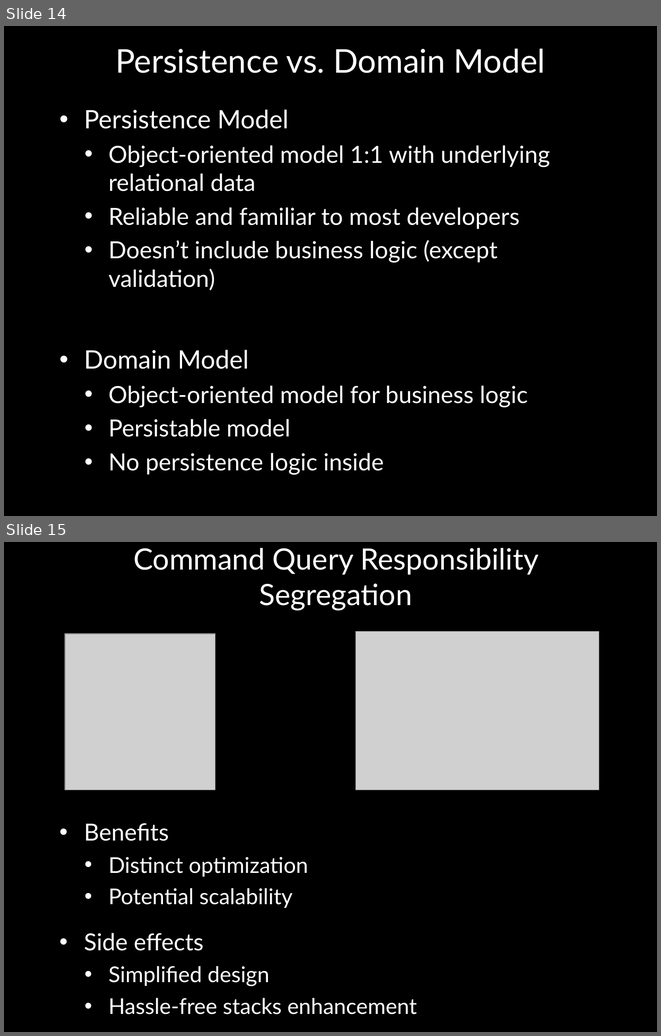
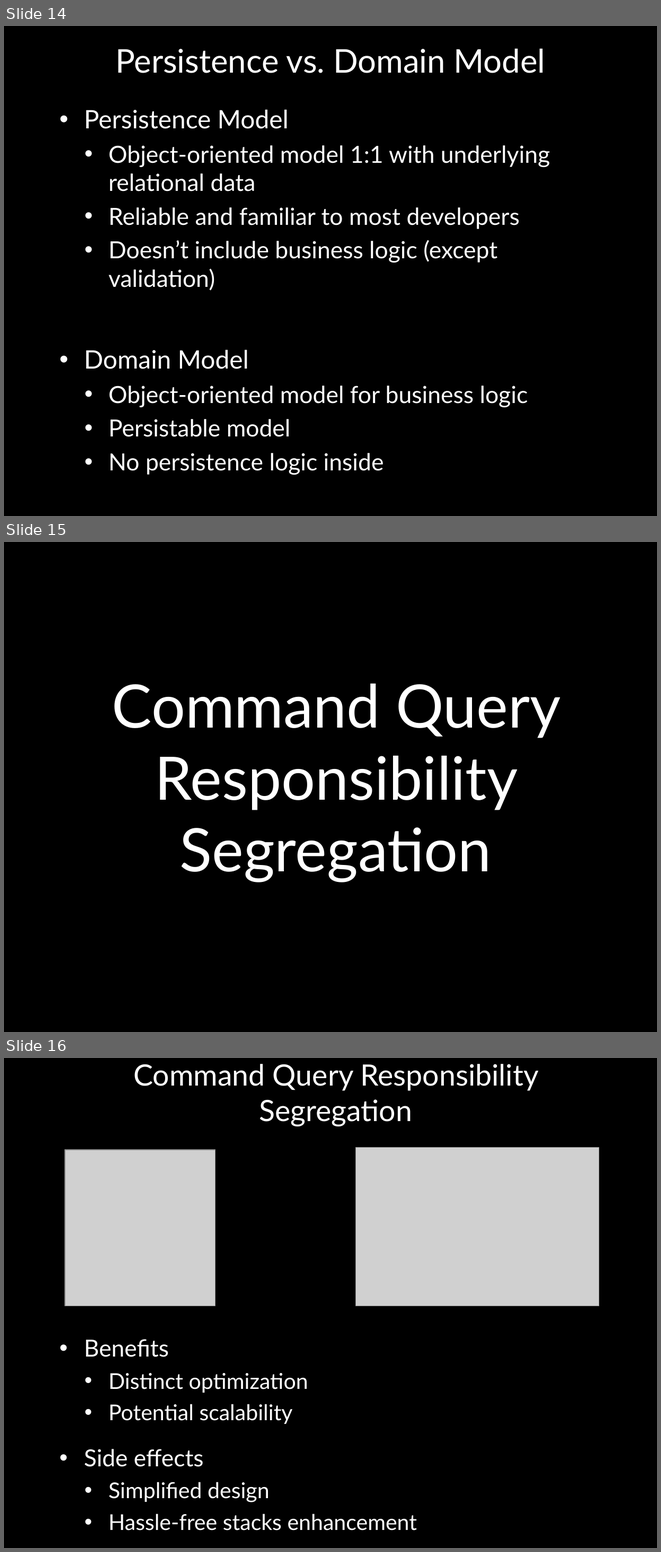
Before and after one commit to victorbartel/ddd, a slide deck: slides/slides.pptx. Shown one above the other, each under a label of ours: slides 14 and 15 before the commit, slides 14, 15 and 16 after it. The pictures are 661x1036 and 661x1552 pixels, drawn with LibreOffice and Linux fonts; fonts in the diff are those of the drawing; grey boxes stand for pictures; background and template pictures are left out. Boxes give left, top, right and bottom in pixels: in the first picture for what was removed or moved away, otherwise in the second. Text is boxed around its words. In the diff, an @@ line names an element or a change of style, - is before the commit and + after.

```diff
--- a/slides/slides.pptx
+++ b/slides/slides.pptx
@@ slide 15 added at [4, 542, 657, 1032], background picture (left out) @@
@@ title added at [112, 684, 560, 882], 66 pt, text #FFFFFF @@
+Command Query Responsibility Segregation
@@ what was slide 15 is now slide 16 @@
```
Also in this commit, not shown: 2 slides changed.
